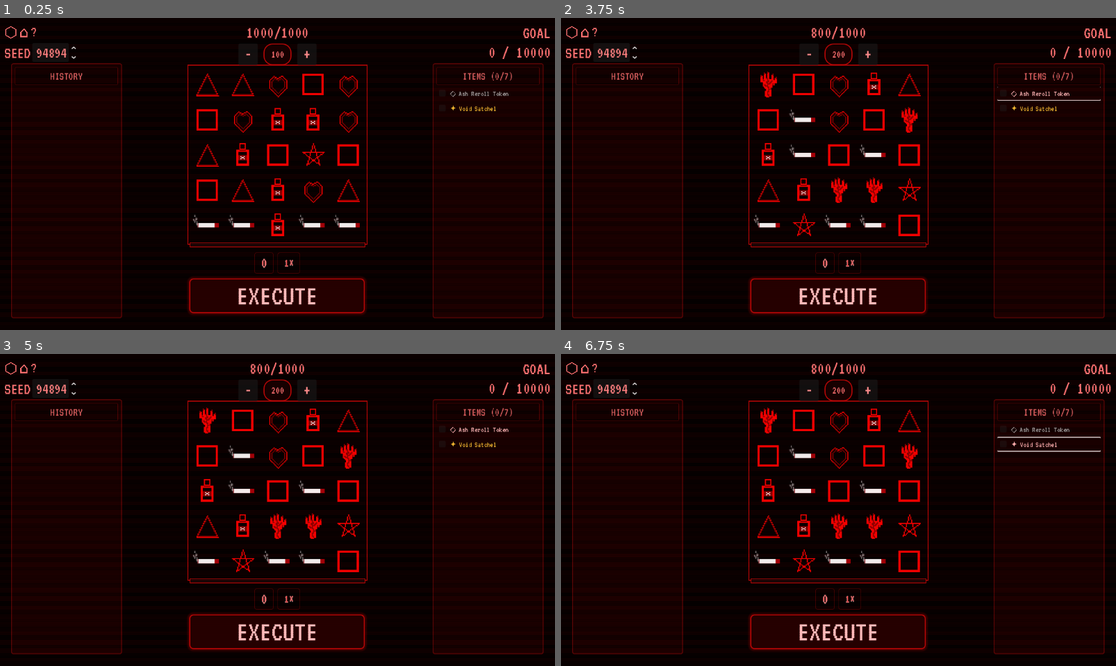
Above: before the commit, frames 1-4 (two rows, left to right).
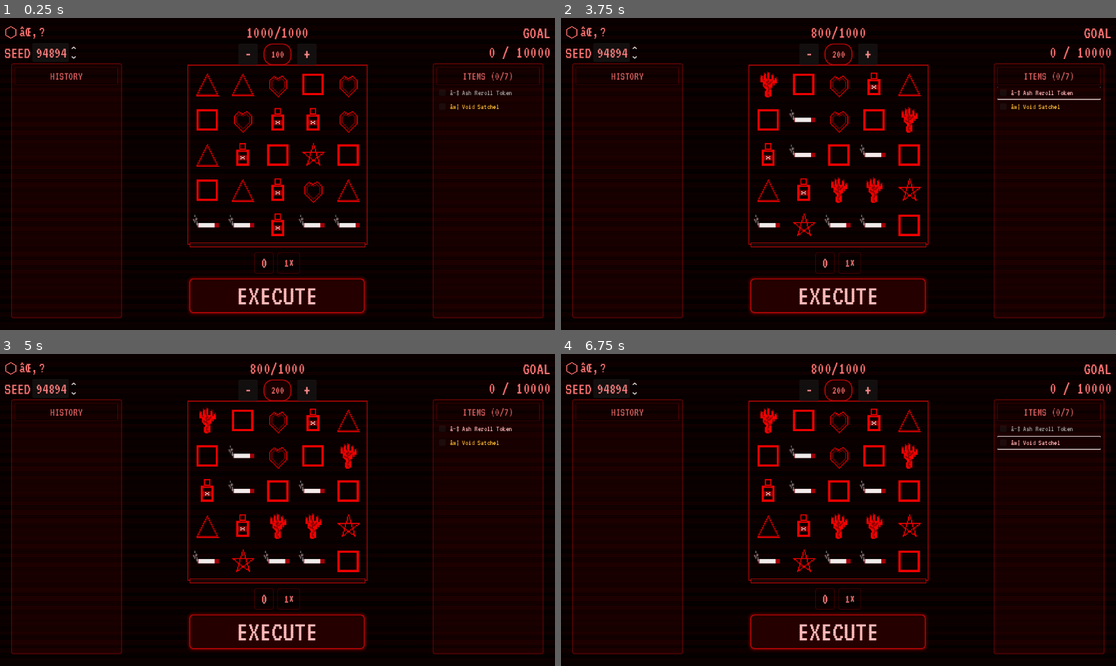
Above: after the commit, the same moments.

Repository: Wabbl0/AXEL
Game: Godot game, scene res://combat/combat_test.tscn
The game is run twice, just before and just after one commit, with the same random seed, the same clock (stepped at 60 frames per second) and the same inputs. This scene is started directly instead of the project's main scene.
Inputs (mouse positions are in pixels of both pictures, inside the frame that each line leads up to):
- Up to frame 1 (0.25 s): no input
- Up to frame 2 (3.75 s): click "-" at 0.5 s; click "+" at 1.25 s; click "EXECUTE" at 2 s; click (1049, 92) at 2.75 s, where only the run before the commit has a clickable "◇ Ash Reroll Token"; tap Enter (ui_accept) at 3.5 s; move the mouse to (960, 158) at 3.52 s; hold Right (ui_right) from 3.53 s (still down); tap E at 3.6 s; click (960, 158) at 3.67 s
- Up to frame 3 (5 s): tap Enter (ui_accept) at 3.77 s; release Right (ui_right) at 4.25 s; click (488, 428) at 4.25 s, where only the run after the commit has a clickable "â—‡ Ash Reroll Token"
- Up to frame 4 (6.75 s): click (1049, 444) at 5 s, where only the run before the commit has a clickable "✦ Void Satchel"; click (1049, 441) at 5.75 s, where only the run after the commit has a clickable "âœ¦ Void Satchel"; tap Enter (ui_accept) at 6.5 s; move the mouse to (727, 525) at 6.52 s; hold Down (ui_down) from 6.53 s (still down); tap Space at 6.6 s; click (727, 525) at 6.67 s

The runs differ from the first frame. In frame 1, 0.3% of the frame differs, in the area x 3-93%, y 2-30%; in frame 2, 0.4%; in frame 3, 0.3%; in frame 4, 0.6%, in the area x 3-98%, y 2-32%.

Commit message:
Refactor combat_test.tscn layout and remove unused nodes
- Removed the `MultiplierLabel` node to streamline the combat_test scene structure.
- Introduced multiple `VBoxContainer` nodes under `EconomicsCenter` for better organization and layout management.
- Updated the parent references for various UI elements to align with the new container structure.
- Verified that the changes maintain the intended functionality and improve the overall UI consistency.

Diff:
--- a/AXEL/axel_project/combat/combat_test.tscn
+++ b/AXEL/axel_project/combat/combat_test.tscn
@@ -3,6 +3,7 @@
 [ext_resource type="Script" uid="uid://dpb8qwgd5xo7d" path="res://combat/scripts/combat_test.gd" id="1_combat_test"]
 [ext_resource type="PackedScene" path="res://combat/scenes/combat_root.tscn" id="2_combat_root"]
 [ext_resource type="Theme" path="res://combat/ui/terminal_theme.tres" id="3_theme"]
+[ext_resource type="Script" uid="uid://co0p5c62eeh6q" path="res://combat/scripts/grid_manager.gd" id="4_avfyl"]
 [ext_resource type="Script" uid="uid://c0ok3xo41wror" path="res://combat/scripts/premium_meter_circle.gd" id="4_meter"]
 [ext_resource type="Shader" uid="uid://c0q3vq1cvevaa" path="res://combat/shaders/scanline_overlay.gdshader" id="5_scanline"]
 
@@ -262,7 +263,7 @@
 
 metadata/list = Object(VBoxContainer,"unique_name_in_owner":false,"process_mode":0,"process_priority":0,"process_physic …(1772 unchanged characters)…
 
-metadata/header = Object(Label,"unique_name_in_owner":false, …(2064 unchanged characters)… xt_overrun_behavior":0,"ellipsis_char":"…","uppercase":false,"tab_stops":PackedFl …(254 unchanged characters)…
+metadata/header = Object(Label,"unique_name_in_owner":false, …(2064 unchanged characters)… xt_overrun_behavior":0,"ellipsis_char":"â€¦","uppercase":false,"tab_stops":PackedFl …(254 unchanged characters)…
 
 
 [node name="@VBoxContainer@21363" type="VBoxContainer" parent="PlayArea/PlayRow/HistoryPanel" unique_id=1363962301]
@@ -309,15 +310,6 @@
 
 [node name="CombatRoot" parent="PlayArea/PlayRow/CenterColumn/GridHost" unique_id=952603979 instance=ExtResource("2_combat_root")]
 unique_name_in_owner = true
-
-[node name="MultiplierLabel" type="Label" parent="PlayArea/PlayRow/CenterColumn/GridHost/CombatRoot" unique_id=1227302523]
-visible = false
-offset_left = 8.0
-offset_top = 8.0
-offset_right = 400.0
-offset_bottom = 40.0
-theme_override_font_sizes/font_size = 18
-text = "Multiplier: 1×"
 
 [node name="PremiumProgressBar" type="ProgressBar" parent="PlayArea/PlayRow/CenterColumn/GridHost" unique_id=1152686182]
 z_index = 6
@@ -371,7 +363,7 @@
 theme_override_colors/font_outline_color = Color(1, 1, 1, 0.95)
 theme_override_constants/outline_size = 1
 theme_override_font_sizes/font_size = 24
-text = "1×"
+text = "1Ã—"
 horizontal_alignment = 1
 vertical_alignment = 1
 
@@ -417,7 +409,7 @@
 
 metadata/list = Object(VBoxContainer,"unique_name_in_owner":false,"process_mode":0,"process_priority":0,"process_physic …(1772 unchanged characters)…
 
-metadata/header = Object(Label,"unique_name_in_owner":false, …(2068 unchanged characters)… xt_overrun_behavior":0,"ellipsis_char":"…","uppercase":false,"tab_stops":PackedFl …(254 unchanged characters)…
+metadata/header = Object(Label,"unique_name_in_owner":false, …(2068 unchanged characters)… xt_overrun_behavior":0,"ellipsis_char":"â€¦","uppercase":false,"tab_stops":PackedFl …(254 unchanged characters)…
 
 
 [node name="@VBoxContainer@21369" type="VBoxContainer" parent="PlayArea/PlayRow/ItemPickerPanel" unique_id=2108392790]
@@ -450,14 +442,14 @@
 tooltip_text = "Common | Each reroll adds +0.06x encounter payout scalar (cap +0.36x)"
 theme_override_colors/font_color = Color(0.65, 0.65, 0.65, 1)
 theme_override_font_sizes/font_size = 16
-text = "◇ Ash Reroll Token"
+text = "â—‡ Ash Reroll Token"
 
 [node name="@CheckBox@21376" type="CheckBox" parent="PlayArea/PlayRow/ItemPickerPanel/@VBoxContainer@21369/@ScrollContainer@21373/@VBoxContainer@21374" unique_id=1065990659]
 layout_mode = 2
 tooltip_text = "Legendary | Expands loadout capacity by +2 slots (max 9). Legendary only."
 theme_override_colors/font_color = Color(0.95, 0.75, 0.2, 1)
 theme_override_font_sizes/font_size = 16
-text = "✦ Void Satchel"
+text = "âœ¦ Void Satchel"
 
 [node name="EconomicsCenter" type="CenterContainer" parent="." unique_id=1076663173]
 z_index = 20
@@ -490,7 +482,21 @@
 theme_override_constants/separation = 4
 alignment = 1
 
-[node name="BankrollLabel" type="Label" parent="EconomicsCenter/@VBoxContainer@21414" unique_id=1441860414]
+[node name="@VBoxContainer@29393" type="VBoxContainer" parent="EconomicsCenter" unique_id=746744045]
+layout_mode = 2
+size_flags_horizontal = 4
+size_flags_vertical = 4
+theme_override_constants/separation = 4
+alignment = 1
+
+[node name="@VBoxContainer@20594" type="VBoxContainer" parent="EconomicsCenter" unique_id=1233314000]
+layout_mode = 2
+size_flags_horizontal = 4
+size_flags_vertical = 4
+theme_override_constants/separation = 4
+alignment = 1
+
+[node name="BankrollLabel" type="Label" parent="EconomicsCenter/@VBoxContainer@20594" unique_id=1441860414]
 unique_name_in_owner = true
 layout_mode = 2
 size_flags_horizontal = 4
@@ -499,36 +505,36 @@
 horizontal_alignment = 1
 vertical_alignment = 1
 
-[node name="StakeSelector" type="HBoxContainer" parent="EconomicsCenter/@VBoxContainer@21414" unique_id=66713695]
+[node name="StakeSelector" type="HBoxContainer" parent="EconomicsCenter/@VBoxContainer@20594" unique_id=66713695]
 layout_mode = 2
 size_flags_horizontal = 4
 size_flags_vertical = 4
 theme_override_constants/separation = 12
 alignment = 1
 
-[node name="BetRow" type="HBoxContainer" parent="EconomicsCenter/@VBoxContainer@21414/StakeSelector" unique_id=1953737693]
+[node name="BetRow" type="HBoxContainer" parent="EconomicsCenter/@VBoxContainer@20594/StakeSelector" unique_id=1953737693]
 layout_mode = 2
 theme_override_constants/separation = 12
 alignment = 1
 
-[node name="BetMinusButton" type="Button" parent="EconomicsCenter/@VBoxContainer@21414/StakeSelector/BetRow" unique_id=2032393760]
+[node name="BetMinusButton" type="Button" parent="EconomicsCenter/@VBoxContainer@20594/StakeSelector/BetRow" unique_id=2032393760]
 unique_name_in_owner = true
 custom_minimum_size = Vector2(40, 40)
 layout_mode = 2
 text = "-"
 
-[node name="StakePill" type="PanelContainer" parent="EconomicsCenter/@VBoxContainer@21414/StakeSelector/BetRow" unique_id=1541121439]
+[node name="StakePill" type="PanelContainer" parent="EconomicsCenter/@VBoxContainer@20594/StakeSelector/BetRow" unique_id=1541121439]
 layout_mode = 2
 theme_override_styles/panel = SubResource("StyleBoxFlat_nwpd3")
 
-[node name="BetLabel" type="Label" parent="EconomicsCenter/@VBoxContainer@21414/StakeSelector/BetRow/StakePill" unique_id=1277085146]
+[node name="BetLabel" type="Label" parent="EconomicsCenter/@VBoxContainer@20594/StakeSelector/BetRow/StakePill" unique_id=1277085146]
 unique_name_in_owner = true
 layout_mode = 2
 theme_override_font_sizes/font_size = 22
 text = "100"
 horizontal_alignment = 1
 
-[node name="BetPlusButton" type="Button" parent="EconomicsCenter/@VBoxContainer@21414/StakeSelector/BetRow" unique_id=1519464377]
+[node name="BetPlusButton" type="Button" parent="EconomicsCenter/@VBoxContainer@20594/StakeSelector/BetRow" unique_id=1519464377]
 unique_name_in_owner = true
 custom_minimum_size = Vector2(40, 40)
 layout_mode = 2
@@ -584,14 +590,14 @@
 layout_mode = 2
 size_flags_horizontal = 4
 theme_override_font_sizes/font_size = 31
-text = "⬡"
+text = "â¬¡"
 horizontal_alignment = 1
 
 [node name="HomeIcon" type="Label" parent="MetaBox/MetaContent/MetaIconsRow" unique_id=1366203816]
 layout_mode = 2
 size_flags_horizontal = 4
 theme_override_font_sizes/font_size = 31
-text = "⌂"
+text = "âŒ‚"
 horizontal_alignment = 1
 
 [node name="ThirdIcon" type="Label" parent="MetaBox/MetaContent/MetaIconsRow" unique_id=1571091976]
--- a/AXEL/axel_project/scenes/Arc_1/1.1_SchoolExterior.tscn
+++ b/AXEL/axel_project/scenes/Arc_1/1.1_SchoolExterior.tscn
@@ -6,6 +6,7 @@
 [ext_resource type="Script" uid="uid://bj16cjcb4p1kx" path="res://scenes/Arc_1/1.1_SchoolExterior.gd" id="12_school_ext"]
 [ext_resource type="Texture2D" uid="uid://cwowj33yu3igx" path="res://exports/Drawings/1.1_SchoolExterior.png" id="13_bg_drawing"]
 [ext_resource type="Script" uid="uid://buxd5usryyset" path="res://scenes/Arc_1/camera_follow_vertical.gd" id="14_camera_script"]
+
 [sub_resource type="RectangleShape2D" id="RectangleShape2D_wall_horizontal"]
 size = Vector2(1280, 32)
 
--- a/AXEL/axel_project/test/visual_style/capture_scene_1_1_style_sweep.gd
+++ b/AXEL/axel_project/test/visual_style/capture_scene_1_1_style_sweep.gd
@@ -10,17 +10,12 @@
 ##
 ## Exit 0 when all requested PNGs are written; 1 on failure.
 
-const VariantMatrix := preload("res://test/visual_style/variant_matrix.gd")
-const StyleOverlayApplier := preload("res://test/visual_style/style_overlay_applier.gd")
-const InputEventDriverScript := preload("res://test/bots/input_event_driver.gd")
-const BotScenarioRunnerScript := preload("res://test/bots/scenario_runner.gd")
-
-const _SCENE := VariantMatrix.SCENE_PATH
 const _INTRO_WAIT_SEC := 0.15
 const _WALK_FRAMES := 120
 const _SETTLE_FRAMES := 6
 const _RENDER_WARMUP_FRAMES := 4
 
+var _scene_path: String = VisualStyleVariantMatrix.SCENE_PATH
 var _output_dir := ""
 
 
@@ -35,12 +30,12 @@
 func _resolve_output_dir() -> String:
 	if OS.has_environment("AXEL_STYLE_OUTPUT") and not OS.get_environment("AXEL_STYLE_OUTPUT").is_empty():
 		return OS.get_environment("AXEL_STYLE_OUTPUT")
-	return VariantMatrix.OUTPUT_DIR
+	return VisualStyleVariantMatrix.OUTPUT_DIR
 
 
 func _ensure_output_dir() -> void:
-	var abs := ProjectSettings.globalize_path(_output_dir)
-	DirAccess.make_dir_recursive_absolute(abs)
+	var abs_path := ProjectSettings.globalize_path(_output_dir)
+	DirAccess.make_dir_recursive_absolute(abs_path)
 
 
 func _main() -> void:
@@ -49,7 +44,7 @@
 		only_id = OS.get_environment("AXEL_STYLE_VARIANT").strip_edges()
 
 	var specs: Array[Dictionary] = []
-	for v in VariantMatrix.VARIANTS:
+	for v in VisualStyleVariantMatrix.VARIANTS:
 		if only_id.is_empty() or String(v["id"]) == only_id:
 			specs.append(v)
 
@@ -60,7 +55,7 @@
 
 	var failures: Array[String] = []
 	for spec in specs:
-		var ok := await _capture_one(spec)
+		var ok: bool = await _capture_one(spec)
 		if not ok:
 			failures.append(String(spec["id"]))
 
@@ -77,9 +72,9 @@
 	var variant_id := String(spec["id"])
 	print("--- Capturing variant: %s (%s) ---" % [variant_id, spec["label"]])
 
-	var err := change_scene_to_file(_SCENE)
+	var err := change_scene_to_file(_scene_path)
 	if err != OK:
-		push_error("change_scene_to_file failed (%d) for %s" % [err, _SCENE])
+		push_error("change_scene_to_file failed (%d) for %s" % [err, _scene_path])
 		return false
 
 	for _i in 4:
@@ -95,13 +90,13 @@
 
 	await create_timer(_INTRO_WAIT_SEC).timeout
 
-	var driver := InputEventDriverScript.new(self, false)
-	var runner := BotScenarioRunnerScript.new(self, driver, false)
+	var driver := InputEventDriver.new(self, false)
+	var runner := BotScenarioRunner.new(self, driver, false)
 	var commands: Array = [
 		{"op": "hold", "key": KEY_D, "frames": _WALK_FRAMES},
 		{"op": "wait_frames", "frames": _SETTLE_FRAMES},
 	]
-	var movement_ok := await runner.run(commands)
+	var movement_ok: bool = await runner.run(commands)
 	driver.release_all()
 	if not movement_ok:
 		push_error("Movement failed for %s: %s" % [variant_id, runner.failure_summary()])
@@ -145,13 +140,13 @@
 
 func _print_manifest() -> void:
 	var payload := {
-		"scene": _SCENE,
+		"scene": _scene_path,
 		"output_dir": ProjectSettings.globalize_path(_output_dir),
 		"viewport": Vector2i(
 			ProjectSettings.get_setting("display/window/size/viewport_width"),
 			ProjectSettings.get_setting("display/window/size/viewport_height")
 		),
 		"walk_frames": _WALK_FRAMES,
-		"variants": VariantMatrix.variant_ids(),
+		"variants": VisualStyleVariantMatrix.variant_ids(),
 	}
 	print("STYLE_SWEEP_MANIFEST %s" % JSON.stringify(payload))
Not shown, added: AXEL/axel_project/scripts/autoload/axel_post_fx_stack.gd.uid
Not shown, changed: AXEL/axel_project/plans/core/AI_CHANGELOG.md
